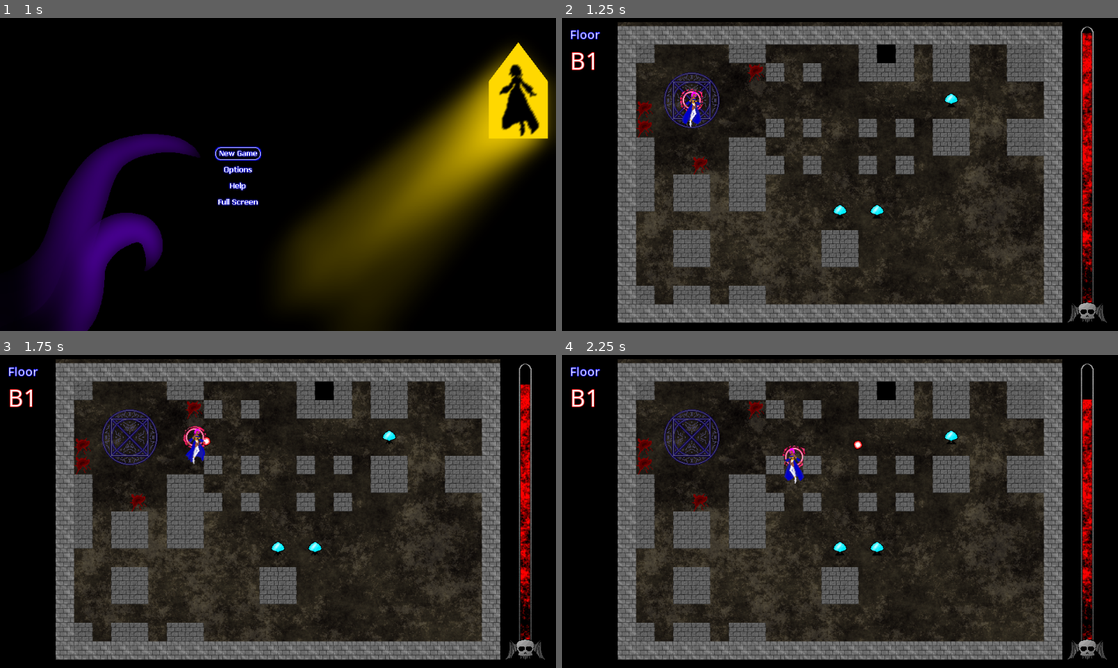
Above: before the commit, frames 1-4 (two rows, left to right).
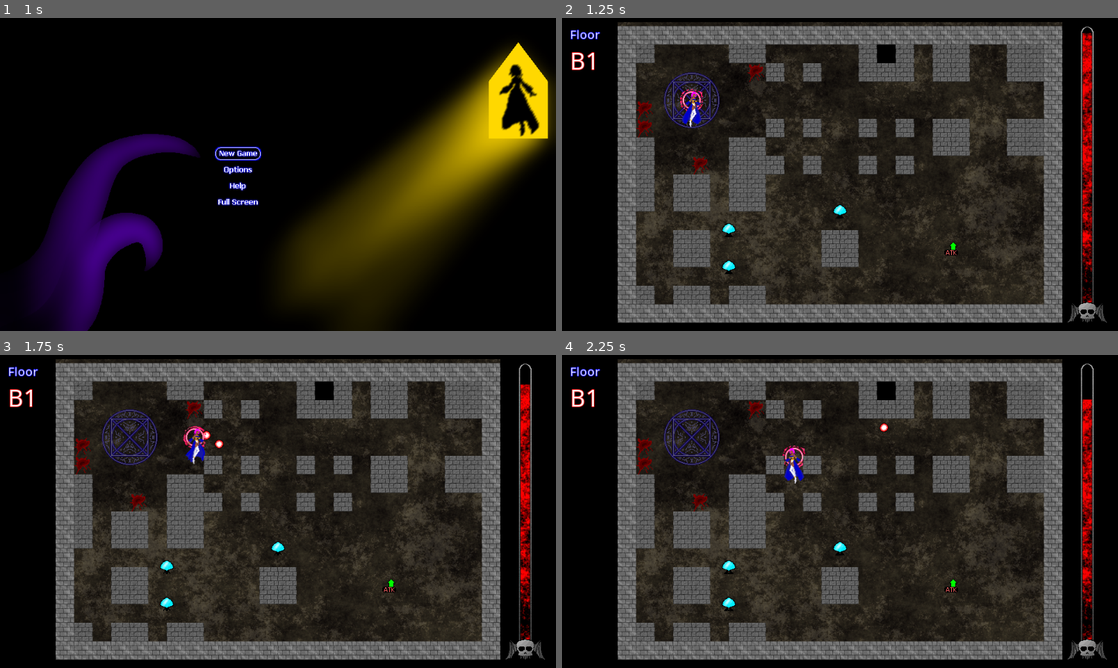
Above: after the commit, the same moments.

Repository: alpacanumerals/LD51
Game: Godot game, scene res://Title.tscn
The game is run twice, just before and just after one commit, with the same random seed, the same clock (stepped at 60 frames per second) and the same inputs.
Inputs (mouse positions are in pixels of both pictures, inside the frame that each line leads up to):
- Up to frame 1 (1 s): click (239, 152) at 0.5 s
- Up to frame 2 (1.25 s): no input
- Up to frame 3 (1.75 s): tap Enter at 1.25 s; move the mouse to (400, 495) at 1.27 s; press the mouse at (400, 495) at 1.28 s; hold Right (ui_right) from 1.28 s (still down)
- Up to frame 4 (2.25 s): move the mouse to (728, 527) at 2.02 s; release Right (ui_right) at 2.03 s; release the mouse at (728, 527) at 2.03 s; hold Down (ui_down) from 2.03 s (still down); click (728, 527) at 2.1 s

Frame 1 is identical in both runs. In frame 2, 0.3% of the frame differs, in the area x 28-72%, y 24-82%; in frame 3, 0.4%; in frame 4, 0.4%.

Commit message:
atk_up

Diff:
--- a/level/PlayArea.tscn
+++ b/level/PlayArea.tscn
@@ -353,6 +353,7 @@
 shape = SubResource( 19 )
 
 [connection signal="mobs_clear" from="." to="MagicCircle" method="_on_PlayArea_mobs_clear"]
+[connection signal="atk_up" from="PlayerRoot" to="." method="_on_PlayerRoot_atk_up"]
 [connection signal="shoot" from="PlayerRoot" to="." method="_on_PlayerRoot_shoot"]
 [connection signal="area_entered" from="MagicCircle" to="MagicCircle" method="_on_MagicCircle_area_entered"]
 [connection signal="body_entered" from="MagicCircle" to="MagicCircle" method="_on_MagicCircle_body_entered"]
--- a/level/play_area.gd
+++ b/level/play_area.gd
@@ -6,6 +6,10 @@
 const tentacle = preload("res://mobs/Tentacle.tscn")
 const blob = preload("res://mobs/Blob.tscn")
 const dome = preload("res://mobs/Dome.tscn")
+
+const atk_up = preload("res://power_ups/atk_up.tscn")
+
+const power_ups = [atk_up]
 
 var difficulty = 1
 var current_mobs
@@ -32,8 +36,9 @@
 func _ready():
     reset_map()
 
-func _on_PlayerRoot_shoot(bullet, direction, location):
+func _on_PlayerRoot_shoot(bullet, direction, location, speed):
     var b = bullet.instance()
+    b.speed = speed
     add_child(b)
     b.rotation = direction
     b.position = location
@@ -75,6 +80,9 @@
     var pack = encounter[1][rng.rng.randi() % encounter[1].size()]
     var pack_count = encounter[0]
 
+    var power_up = power_ups[rng.rng.randi() % power_ups.size()]
+    add_object(power_up, spawns)
+
     mobs = []
     for n in range(pack_count):
         mobs.append_array(pack)
@@ -83,13 +91,16 @@
 
     for n in mobs.size():
         var mob = mobs[n]
-        var spawn = spawns.pop_at(rng.rng.randi() % spawns.size())
-        var m = mob.instance()
-        call_deferred("add_child", m)
-        var x = spawn[0] * 32
-        var y = spawn[1] * 32
-        m.position = Vector2(x, y)
+        add_object(mob, spawns)
         current_mobs += 1
+
+func add_object(object, spawns):
+    var spawn = spawns.pop_at(rng.rng.randi() % spawns.size())
+    var o = object.instance()
+    call_deferred("add_child", o)
+    var x = spawn[0] * 32
+    var y = spawn[1] * 32
+    o.position = Vector2(x, y)
 
 func remove_bullets():
     var bullets = get_tree().get_nodes_in_group(constants.BULLET_GROUP)
@@ -121,3 +132,6 @@
 
 func _on_MagicCircle_circle_triggered():
     emit_signal("map_clear")
+
+func _on_PlayerRoot_atk_up():
+    print("pong")
--- a/player/playerbody.gd
+++ b/player/playerbody.gd
@@ -5,17 +5,29 @@
 var velocity = Vector2()
 var direction_to_mouse
 
-signal shoot(bullet, direction, location)
+signal shoot(bullet, direction, location, speed)
 var Bullet = preload("res://bullet/Bullet.tscn")
 
+signal atk_up
+
+var rof_base = 8
 var rof = 8
 var rof_count = 0
 var acc = 0.1
+
+const bullet_base = 400
+var bullet_speed = 400
+var bullet_increment = 200
 
 func _ready():
     $AnimatedSprite.play()
     $HitHalo.animation = "default"
     $HitHalo.play()
+
+# we actually don't need this since stats only reset when you die and the whole scene is reloaded
+func reset_stats():
+    bullet_speed = bullet_base
+    rof = rof_base
 
 func process_movement_input():
     velocity = Vector2()
@@ -34,7 +46,7 @@
         if rof_count == 0:
             rof_count = rof
             var shot_direction = direction_to_mouse + rng.rng.randfn(0.0,acc)
-            emit_signal("shoot", Bullet, shot_direction, position)
+            emit_signal("shoot", Bullet, shot_direction, position, bullet_speed)
         else:
            rof_count = rof_count - 1
 
@@ -64,3 +76,7 @@
 
 func player_touch():
     print("pung")
+
+func atk_up():
+    bullet_speed += bullet_increment
+    emit_signal("atk_up")
--- /dev/null
+++ b/power_ups/atk_up.gd
@@ -0,0 +1,9 @@
+extends Area2D
+
+func _ready():
+    pass # Replace with function body.
+
+func _on_AtkUp_body_entered(body):
+    if body.has_method("atk_up"):
+        body.atk_up()
+        call_deferred("queue_free")
--- /dev/null
+++ b/power_ups/atk_up.tscn
@@ -0,0 +1,19 @@
+[gd_scene load_steps=4 format=2]
+
+[ext_resource path="res://power_ups/atk_up.gd" type="Script" id=1]
+[ext_resource path="res://sprites/symbols/p_atk.png" type="Texture" id=2]
+
+[sub_resource type="CircleShape2D" id=1]
+radius = 12.0
+
+[node name="AtkUp" type="Area2D"]
+collision_layer = 128
+script = ExtResource( 1 )
+
+[node name="Sprite" type="Sprite" parent="."]
+texture = ExtResource( 2 )
+
+[node name="CollisionShape2D" type="CollisionShape2D" parent="."]
+shape = SubResource( 1 )
+
+[connection signal="body_entered" from="." to="." method="_on_AtkUp_body_entered"]
